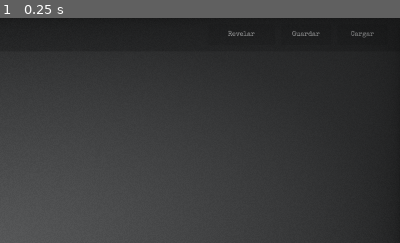
Above: before the commit, frame 1.
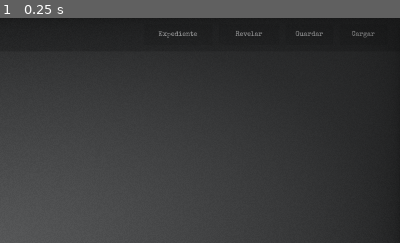
Above: after the commit, the same moment.

Repository: gabsvm/HorrorPlay
Game: Godot game, scene res://src/common/ui/ui_hud.tscn
Two runs of this game, one before a commit and one after it. Both use one fixed random seed, a clock stepped at 60 frames per second and the inputs below. This scene is started directly instead of the project's main scene.
Inputs:
- Up to frame 1 (0.25 s): no input
The pictures show only the part of the screen within x 50-100%, y 0-50%; the shares and areas given below are measured in that part.

The runs differ from the first frame. In frame 1, 0.4% of the frame differs, in the area x 39-94%, y 5-9%.

Commit message:
feat: add diegetic casebook overlay

Diff:
--- a/src/common/ui/ui_hud.tscn
+++ b/src/common/ui/ui_hud.tscn
@@ -63,7 +63,7 @@
 layout_mode = 0
 offset_left = 525.0
 offset_top = 12.0
-offset_right = 1260.0
+offset_right = 1120.0
 offset_bottom = 68.0
 theme_override_colors/font_color = Color(0.82, 0.78, 0.67, 1)
 theme_override_font_sizes/font_size = 18
@@ -77,7 +77,7 @@
 anchor_left = 1.0
 anchor_right = 1.0
 anchor_bottom = 1.0
-offset_left = -620.0
+offset_left = -790.0
 offset_top = 15.0
 offset_right = -30.0
 offset_bottom = -15.0
@@ -86,18 +86,23 @@
 theme_override_constants/separation = 15
 alignment = 2
 
+[node name="CaseButton" type="Button" parent="TopBar/ButtonContainer"]
+custom_minimum_size = Vector2(165, 0)
+layout_mode = 2
+text = "Expediente"
+
 [node name="RevealButton" type="Button" parent="TopBar/ButtonContainer"]
-custom_minimum_size = Vector2(160, 0)
+custom_minimum_size = Vector2(145, 0)
 layout_mode = 2
 text = "Revelar"
 
 [node name="SaveButton" type="Button" parent="TopBar/ButtonContainer"]
-custom_minimum_size = Vector2(120, 0)
+custom_minimum_size = Vector2(115, 0)
 layout_mode = 2
 text = "Guardar"
 
 [node name="LoadButton" type="Button" parent="TopBar/ButtonContainer"]
-custom_minimum_size = Vector2(120, 0)
+custom_minimum_size = Vector2(115, 0)
 layout_mode = 2
 text = "Cargar"
 
@@ -157,6 +162,104 @@
 size_flags_vertical = 3
 theme_override_constants/separation = 20
 
+[node name="CasebookBackdrop" type="ColorRect" parent="."]
+visible = false
+layout_mode = 1
+anchors_preset = 15
+anchor_right = 1.0
+anchor_bottom = 1.0
+grow_horizontal = 2
+grow_vertical = 2
+mouse_filter = 0
+color = Color(0.008, 0.01, 0.016, 0.9)
+
+[node name="CasebookPanel" type="Panel" parent="CasebookBackdrop"]
+layout_mode = 1
+anchors_preset = 8
+anchor_left = 0.5
+anchor_top = 0.5
+anchor_right = 0.5
+anchor_bottom = 0.5
+offset_left = -650.0
+offset_top = -400.0
+offset_right = 650.0
+offset_bottom = 400.0
+grow_horizontal = 2
+grow_vertical = 2
+
+[node name="Title" type="Label" parent="CasebookBackdrop/CasebookPanel"]
+layout_mode = 0
+offset_left = 55.0
+offset_top = 35.0
+offset_right = 900.0
+offset_bottom = 80.0
+theme_override_colors/font_color = Color(0.78, 0.62, 0.34, 1)
+theme_override_font_sizes/font_size = 32
+text = "EXPEDIENTE 47-B · INNSMOUTH"
+
+[node name="Subtitle" type="Label" parent="CasebookBackdrop/CasebookPanel"]
+layout_mode = 0
+offset_left = 58.0
+offset_top = 82.0
+offset_right = 980.0
+offset_bottom = 112.0
+theme_override_colors/font_color = Color(0.58, 0.58, 0.55, 1)
+theme_override_font_sizes/font_size = 16
+text = "POLICÍA DE MASSACHUSETTS · OCTUBRE DE 1926 · USO INTERNO"
+
+[node name="ObjectiveHeading" type="Label" parent="CasebookBackdrop/CasebookPanel"]
+layout_mode = 0
+offset_left = 58.0
+offset_top = 145.0
+offset_right = 300.0
+offset_bottom = 180.0
+theme_override_colors/font_color = Color(0.78, 0.62, 0.34, 1)
+theme_override_font_sizes/font_size = 18
+text = "OBJETIVO ACTUAL"
+
+[node name="CaseObjective" type="Label" parent="CasebookBackdrop/CasebookPanel"]
+layout_mode = 0
+offset_left = 58.0
+offset_top = 182.0
+offset_right = 1225.0
+offset_bottom = 235.0
+theme_override_font_sizes/font_size = 20
+text = "Revisar el expediente y preparar la salida hacia Innsmouth."
+autowrap_mode = 2
+
+[node name="EvidenceHeading" type="Label" parent="CasebookBackdrop/CasebookPanel"]
+layout_mode = 0
+offset_left = 58.0
+offset_top = 265.0
+offset_right = 500.0
+offset_bottom = 305.0
+theme_override_colors/font_color = Color(0.78, 0.62, 0.34, 1)
+theme_override_font_sizes/font_size = 18
+text = "EVIDENCIA Y TESTIMONIOS"
+
+[node name="EvidenceScroll" type="ScrollContainer" parent="CasebookBackdrop/CasebookPanel"]
+layout_mode = 0
+offset_left = 55.0
+offset_top = 315.0
+offset_right = 1245.0
+offset_bottom = 690.0
+horizontal_scroll_mode = 0
+
+[node name="EvidenceList" type="VBoxContainer" parent="CasebookBackdrop/CasebookPanel/EvidenceScroll"]
+layout_mode = 2
+size_flags_horizontal = 3
+theme_override_constants/separation = 18
+
+[node name="CloseButton" type="Button" parent="CasebookBackdrop/CasebookPanel"]
+layout_mode = 0
+offset_left = 1055.0
+offset_top = 715.0
+offset_right = 1245.0
+offset_bottom = 765.0
+text = "Cerrar"
+
+[connection signal="pressed" from="TopBar/ButtonContainer/CaseButton" to="." method="_on_case_pressed"]
 [connection signal="pressed" from="TopBar/ButtonContainer/RevealButton" to="." method="_on_reveal_pressed"]
 [connection signal="pressed" from="TopBar/ButtonContainer/SaveButton" to="." method="_on_save_pressed"]
 [connection signal="pressed" from="TopBar/ButtonContainer/LoadButton" to="." method="_on_load_pressed"]
+[connection signal="pressed" from="CasebookBackdrop/CasebookPanel/CloseButton" to="." method="_on_case_close_pressed"]
